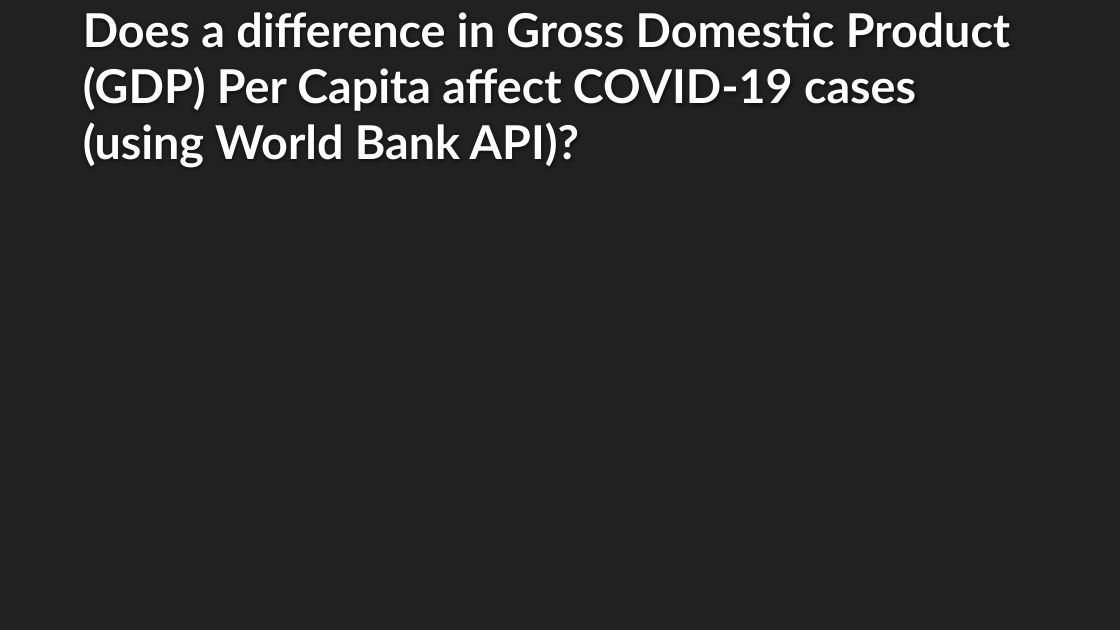
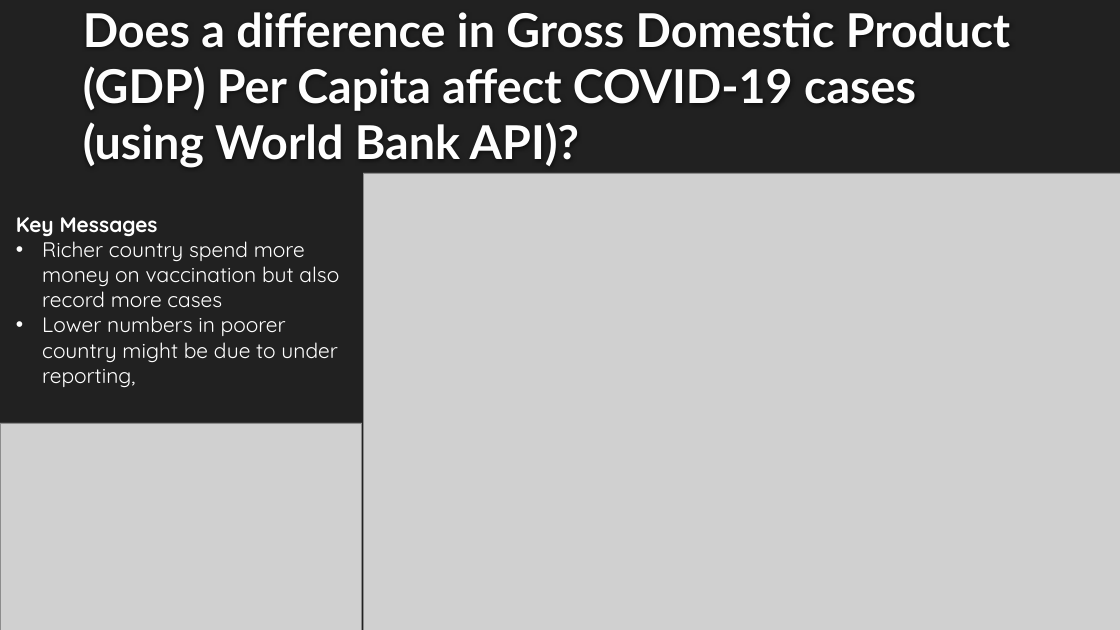
Before and after one commit to cmorrow28/project_one, a slide deck: slide 7 of Covid19_Presentation_Final.pptx. Drawn at 1120x630 pixels with LibreOffice and Linux fonts; fonts in the diff are those of the drawing; grey boxes stand for pictures; background and template pictures are left out. Boxes give left, top, right and bottom in pixels: in the first picture for what was removed or moved away, otherwise in the second. Text is boxed around its words. In the diff, an @@ line names an element or a change of style, - is before the commit and + after.

```diff
--- a/Covid19_Presentation_Final.pptx
+++ b/Covid19_Presentation_Final.pptx
@@ picture added at [363,173,1120,630] @@
@@ text added at [16,217,339,387], 18 pt, text #FFFFFF @@
+Key Messages
+• Richer country spend more money on vaccination but also record more cases
+• Lower numbers in poorer country might be due to under reporting,
@@ picture added at [0,423,362,630] @@
```
Also in this commit, not shown: 5 other slides changed, 1 slide removed, 22 other files.
